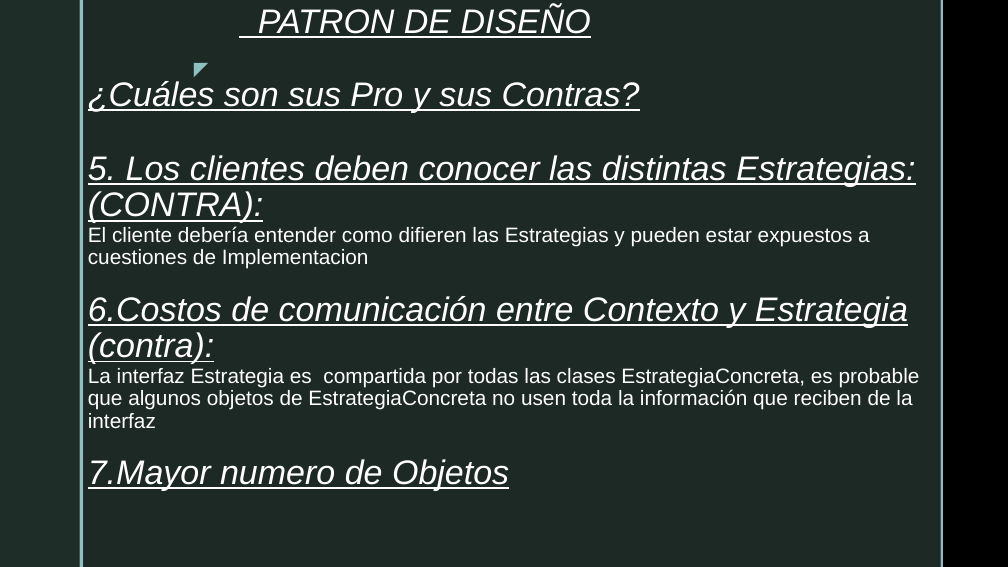
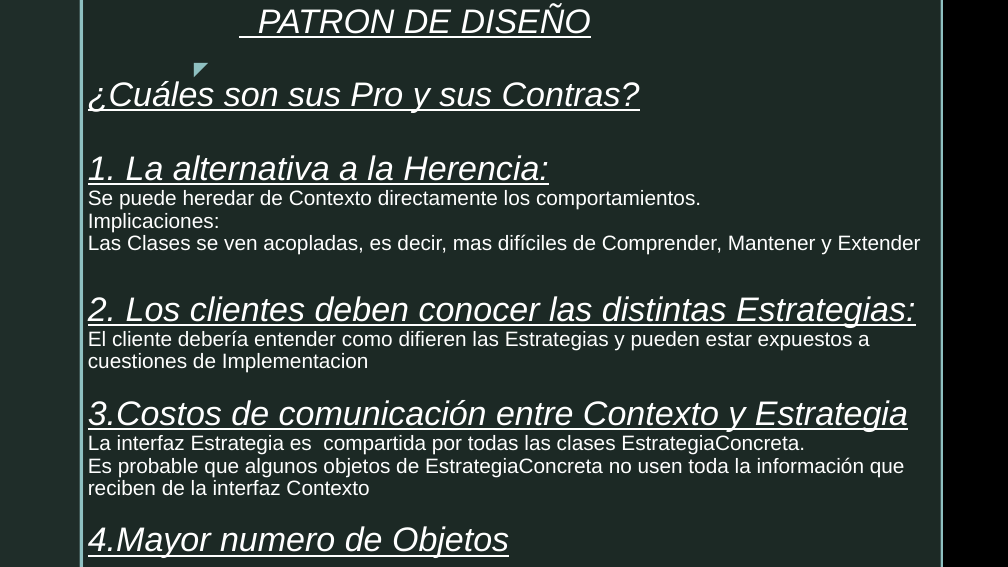
Before and after one commit to LucaTerranovaB/Dise-oSIstemas-Strategy-, a slide deck: slide 8 of Strategy.pptx. Drawn at 1008x567 pixels with LibreOffice and Linux fonts; fonts in the diff are those of the drawing; background and template pictures are left out. Boxes give left, top, right and bottom in pixels: in the first picture for what was removed or moved away, otherwise in the second. Text is boxed around its words. In the diff, an @@ line names an element or a change of style, - is before the commit and + after.

```diff
--- a/Strategy.pptx
+++ b/Strategy.pptx
@@ title at box(88, 5, 921, 558): text changed @@
-PATRON DE DISEÑO
-¿Cuáles son sus Pro y sus Contras?
-5. Los clientes deben conocer las distintas Estrategias:
-(CONTRA):
-El cliente debería entender como difieren las Estrategias y pueden estar expuestos a cuestiones de Implementacion
-6.Costos de comunicación entre Contexto y Estrategia (contra):
-La interfaz Estrategia es compartida por todas las clases EstrategiaConcreta, es probable que algunos objetos de EstrategiaConcreta no usen toda la información que reciben de la interfaz
-7.Mayor numero de Objetos
+PATRON DE DISEÑO
+¿Cuáles son sus Pro y sus Contras?
+1. La alternativa a la Herencia:
+Se puede heredar de Contexto directamente los comportamientos.
+Implicaciones:
+Las Clases se ven acopladas, es decir, mas difíciles de Comprender, Mantener y Extender
+2. Los clientes deben conocer las distintas Estrategias:
+El cliente debería entender como difieren las Estrategias y pueden estar expuestos a cuestiones de Implementacion
+3.Costos de comunicación entre Contexto y Estrategia
+La interfaz Estrategia es compartida por todas las clases EstrategiaConcreta.
+Es probable que algunos objetos de EstrategiaConcreta no usen toda la información que reciben de la interfaz Contexto
+4.Mayor numero de Objetos
```
Also in this commit, not shown: 5 other slides changed, 1 other file.
